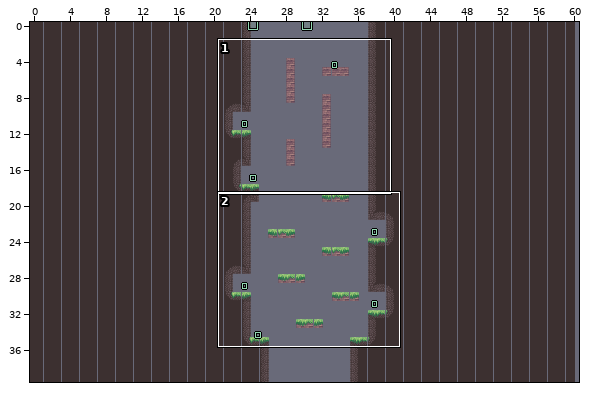
Two states of a LDtk project, Levels/World_2/Level_2-3.ldtk. Above, an overview of the earlier version with the close-up marked.
Close-up. Before the edit:
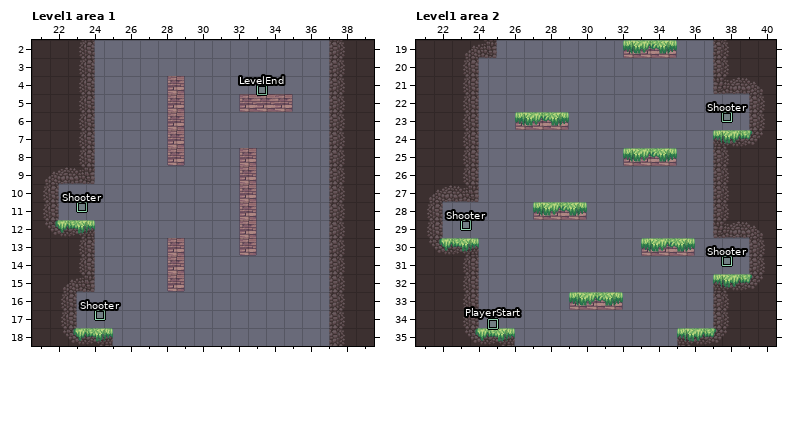
Cells are 32x32 px. Shown: Level1 area 1 x 21..39, y 2..18; Level1 area 2 x 21..40, y 19..35.
Once edited:
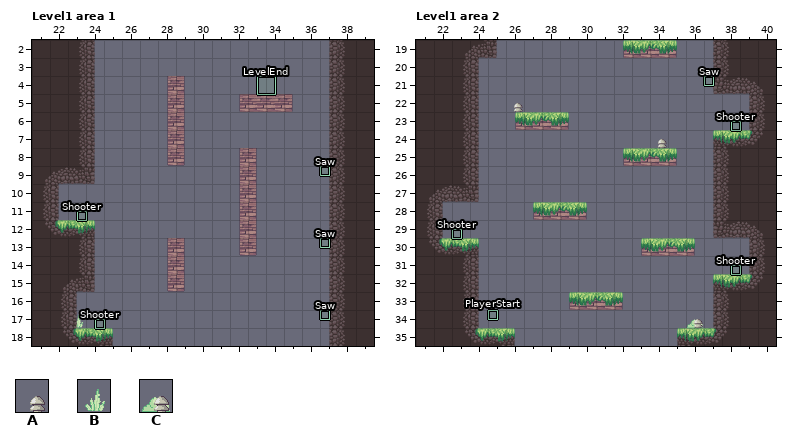
Key: from "Props": A 4, B 15, C 7 under 4.
_ is an empty cell, . an unchanged one.
Objects are placed by their top-left corner, in cells (3,4 is the top-left corner of cell 3,4); size is 1x1 cell unless given.
Diff:
--- layer "Props", Level1 area 1
@@ x 23..23 @@
-17 _
+17 B
--- layer "Entities", Level1 area 1
-"LevelEnd" rectangle at 33.5,4.5 size 0.5x0.5
+"LevelEnd" rectangle at 33.5,4
-"Shooter" rectangle at 24.5,17 size 0.5x0.5
+"Shooter" rectangle at 24.5,17.5 size 0.5x0.5
-"Shooter" rectangle at 23.5,11 size 0.5x0.5
+"Shooter" rectangle at 23.5,11.5 size 0.5x0.5
+"Saw" rectangle at 37,17 size 0.5x0.5
+"Saw" rectangle at 37,13 size 0.5x0.5
+"Saw" rectangle at 37,9 size 0.5x0.5
--- layer "Props", Level1 area 2
@@ x 26..26 @@
-22 _
+22 A
@@ x 34..34 @@
-24 _
+24 A
@@ x 36..36 @@
-34 _
+34 C
--- layer "Entities", Level1 area 2
-"PlayerStart" rectangle at 25,34.5 size 0.5x0.5
+"PlayerStart" rectangle at 25,34 size 0.5x0.5
-"Shooter" rectangle at 23.5,29 size 0.5x0.5
+"Shooter" rectangle at 23,29.5 size 0.5x0.5
-"Shooter" rectangle at 38,31 size 0.5x0.5
+"Shooter" rectangle at 38.5,31.5 size 0.5x0.5
-"Shooter" rectangle at 38,23 size 0.5x0.5
+"Shooter" rectangle at 38.5,23.5 size 0.5x0.5
+"Saw" rectangle at 37,21 size 0.5x0.5
